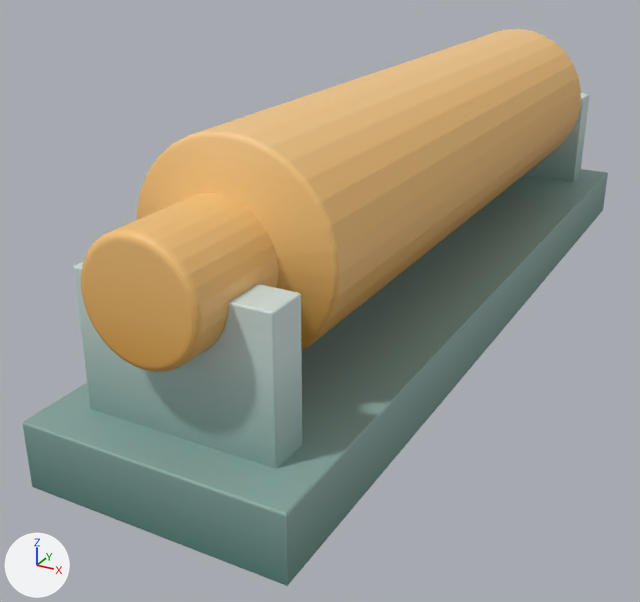
Two versions of the FBX model Assets/3DModels/Alpha/Tools/rollingpin.fbx, one commit apart.
Before and after are seen from a camera (50 mm lens) standing at (0.137, -0.328, 0.089) and looking at (-0.025, -0.034, -0.058). The lights are fixed; the arrows at lower left show +X, +Y and +Z. Where no turn or scale is listed for an object, it has been applied to the vertices.

In view in the first picture: 'Cube', 'Rolling Pin'.
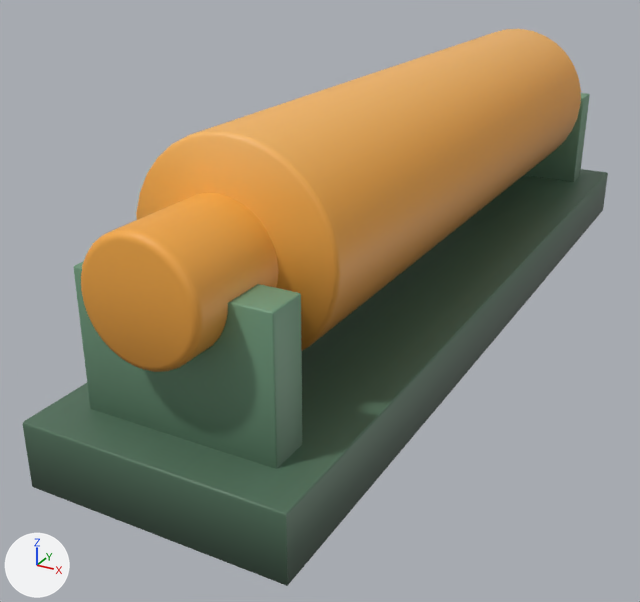
Where the change shows, as pixel boxes (x1, y1, x2, y2) in the pictures (640 x 602 px):
'Cube', surface changed
    both: (23, 93, 608, 586)
'Rolling Pin', surface changed (beige to orange)
    both: (81, 29, 581, 372)

What the commit changed:
Picture 'Palete Cores.png' (img_palete_cores_png) is new.
Material 'Color Gradient' (mat_color_gradient) changes its picture from img_cores_png to img_palete_cores_png.
me_cylinder has 768 vertices, 738 faces and spans x -0.035..0.035, y -0.174..0.174, z -0.035..0.035.
me_cylinder is used by ob_rolling_pin; location (0.0, 0.0, 0.0).
me_cylinder part 2: texture (UV) coordinates of 738 of 738 faces, centred in x -0.034..0.034, y -0.174..0.174, z -0.034..0.034, changed; they spanned u 0.45..0.55, v 0.01..0.6 and now span u 0.42..0.48, v 0.05..0.64.
me_cube_002 has 524 vertices, 489 faces and spans x -0.044..0.044, y -0.177..0.177, z -0.014..0.054.
me_cube_002 is used by ob_cube; location (0.0, 0.0, -0.0538).
me_cube_002 part 1: texture (UV) coordinates of 489 of 489 faces, centred in x -0.044..0.044, y -0.177..0.177, z -0.014..0.054, changed; they spanned u 0.24..0.36, v 0.01..0.65 and now span u 0.01..0.08, v 0.02..0.44.
